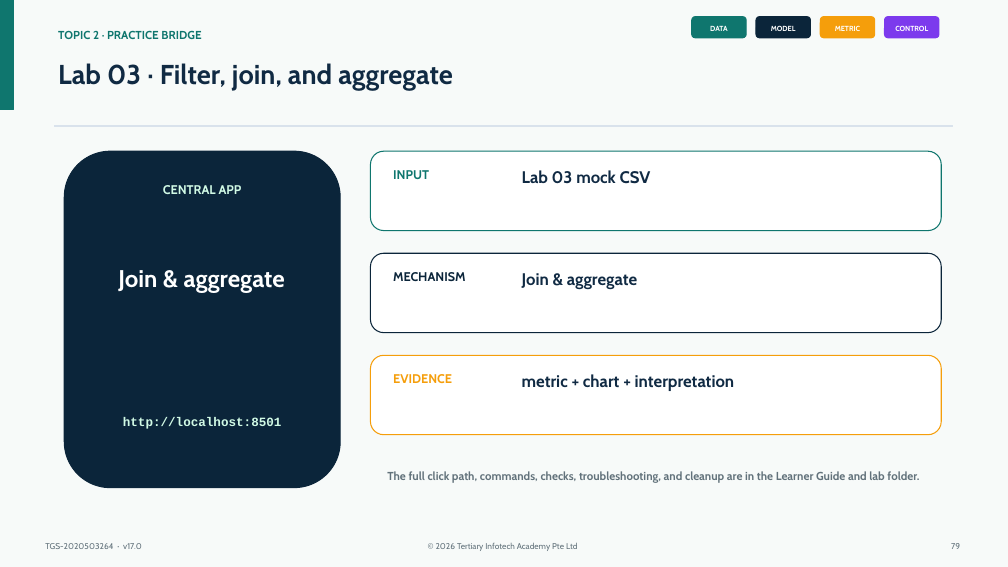
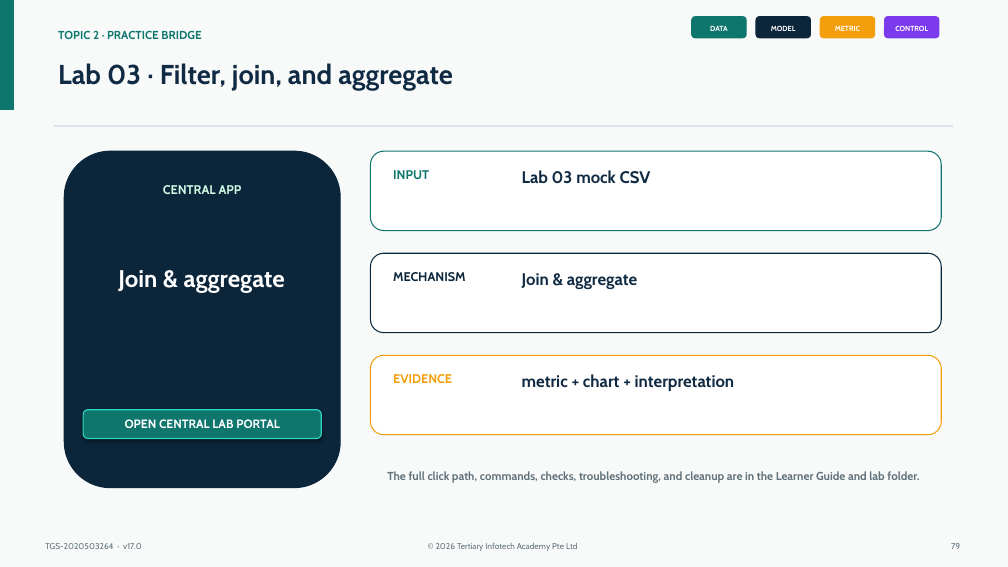
Before and after one commit to tertiarycourses/TGS-2020503264-Data-Mining-and-Machine-Learning-Fundamentals-for-Beginners, a slide deck: slide 79 of courseware/WSQ - Master Trainer Slides - Data Mining and Machine Learning Fundamentals for Beginners - v17.0.pptx. Drawn at 1008x567 pixels with LibreOffice and Linux fonts; fonts in the diff are those of the drawing. Boxes give left, top, right and bottom in pixels: in the first picture for what was removed or moved away, otherwise in the second. Text is boxed around its words. In the diff, an @@ line names an element or a change of style, - is before the commit and + after.

Commit message:
Link course materials to central lab portal

```diff
--- a/courseware/WSQ - Master Trainer Slides - Data Mining and Machine Learning Fundamentals for Beginners - v17.0.pptx
+++ b/courseware/WSQ - Master Trainer Slides - Data Mining and Machine Learning Fundamentals for Beginners - v17.0.pptx
@@ rounded rectangle added at (83, 410, 321, 439), fill #0F766E, outline #2DD4BF 1.1 pt, 11.5 pt, text #FFFFFF, bold @@
+OPEN CENTRAL LAB PORTAL
@@ text removed at (123, 417, 282, 429) @@
-http://localhost:8501
```
Also in this commit, not shown: 14 other slides changed, 20 other files.
